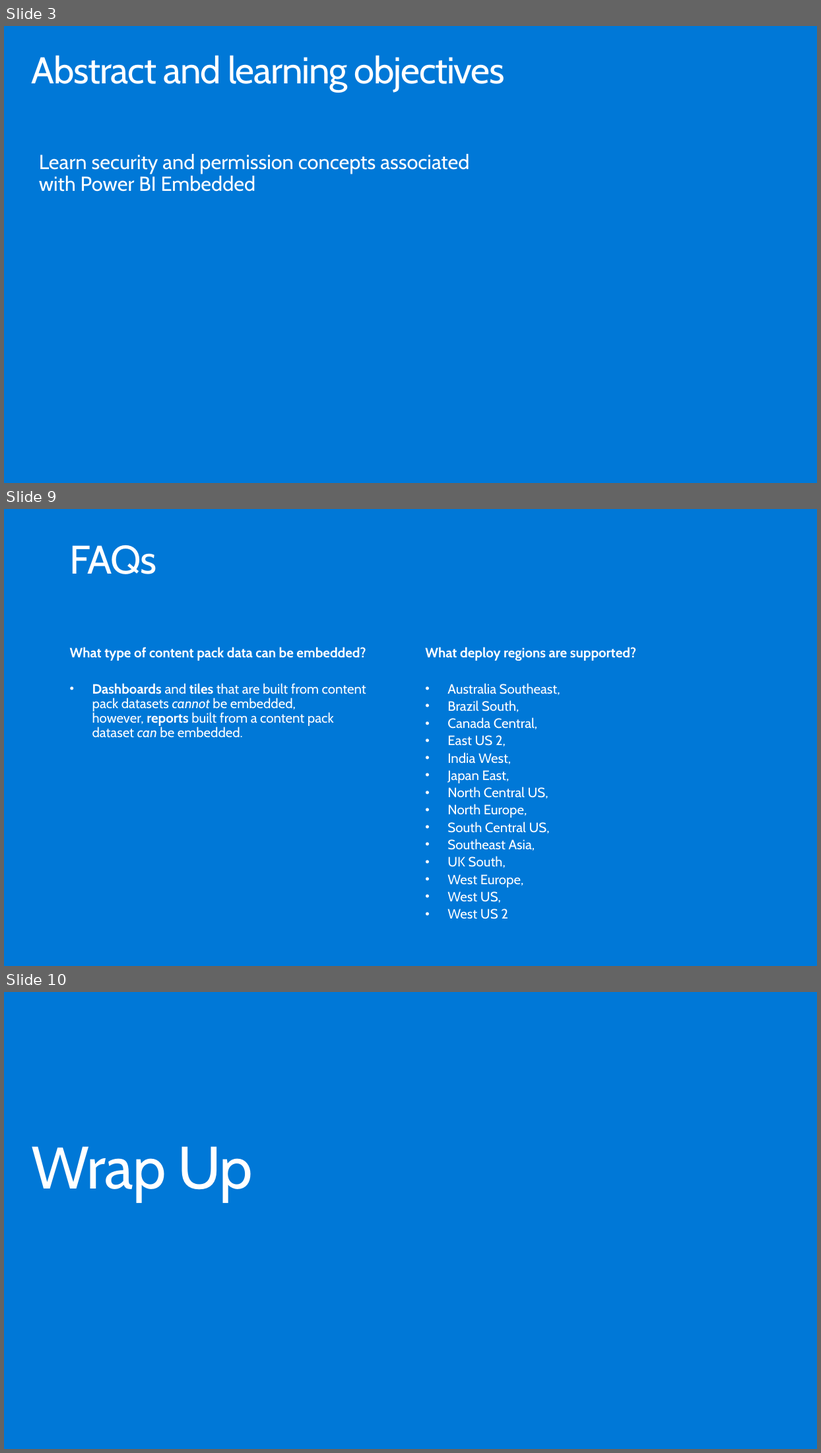
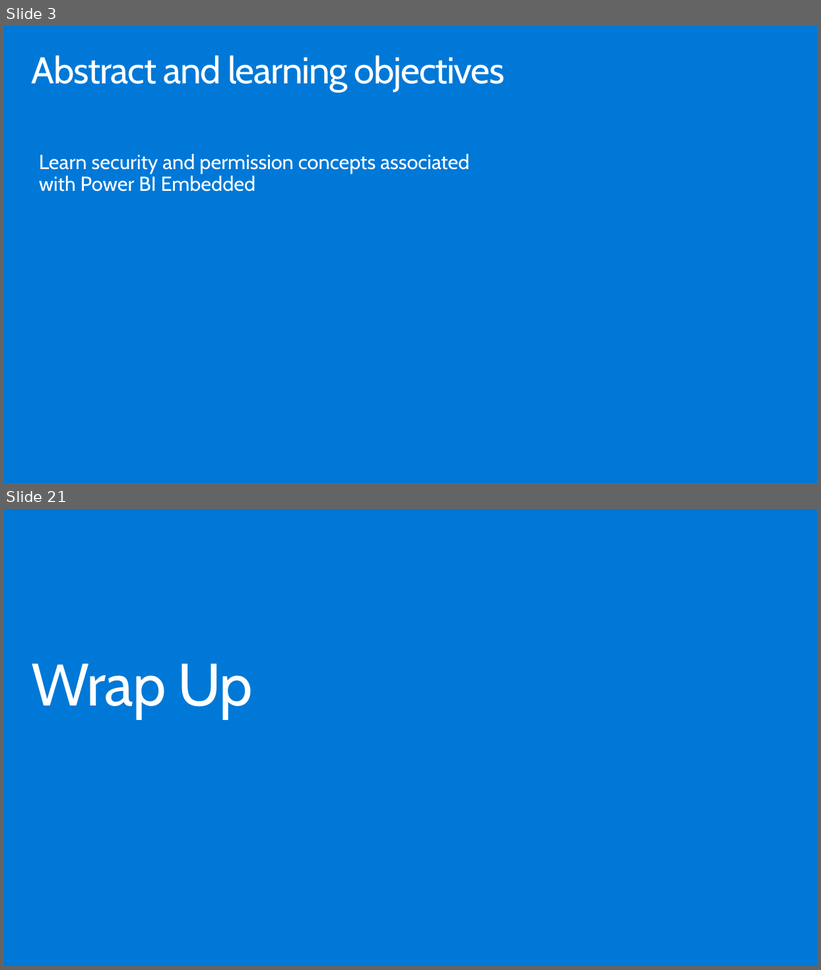
Before and after one commit to hnc198/AzurePowerBI, a slide deck: 4. Hands-on Modules/Embedding/_11. Security and Permissions.pptx. Shown one above the other, each under a label of ours: slides 3, 9 and 10 before the commit, slides 3 and 21 after it; the slides between them are not shown. The pictures are 821x1453 and 821x970 pixels, drawn with LibreOffice and Linux fonts; fonts in the diff are those of the drawing. Boxes give left, top, right and bottom in pixels: in the first picture for what was removed or moved away, otherwise in the second. Text is boxed around its words. In the diff, an @@ line names an element or a change of style, - is before the commit and + after.

```diff
--- a/4. Hands-on Modules/Embedding/_11. Security and Permissions.pptx
+++ b/4. Hands-on Modules/Embedding/_11. Security and Permissions.pptx
@@ slide 9 removed at (4, 509, 817, 966), background #0078D7 @@
@@ title removed at (70, 545, 157, 574) @@
-FAQs
@@ text removed at (70, 647, 366, 661) @@
-What type of content pack data can be embedded?
@@ text removed at (425, 647, 636, 661) @@
-What deploy regions are supported?
@@ text removed at (92, 683, 366, 738) @@
-• Dashboards and tiles that are built from content pack datasets cannot be embedded, however, reports built from a content pack dataset can be embedded.
@@ text removed at (448, 683, 560, 920) @@
-• Australia Southeast,
-• Brazil South,
-• Canada Central,
-• East US 2,
-• India West,
-• Japan East,
-• North Central US,
-• North Europe,
-• South Central US,
-• Southeast Asia,
-• UK South,
-• West Europe,
-• West US,
-• West US 2
@@ what was slide 10 is now slide 21 @@
```
Also in this commit, not shown: 1 slide changed, 15 slides added, 3 other slides removed, 4 other files.
